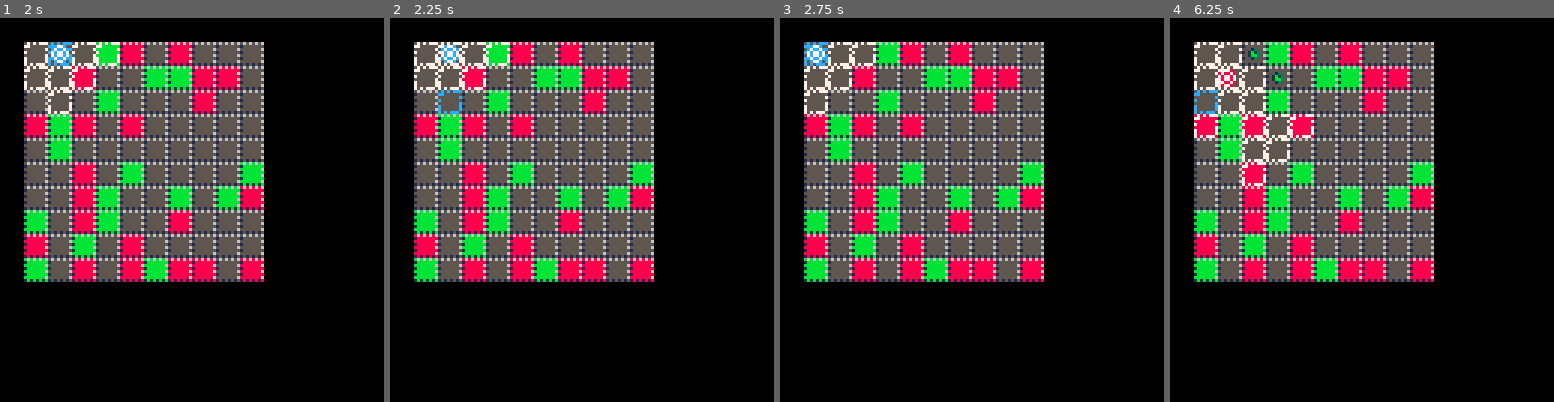
Above: before the commit, frames 1-4 (left to right).
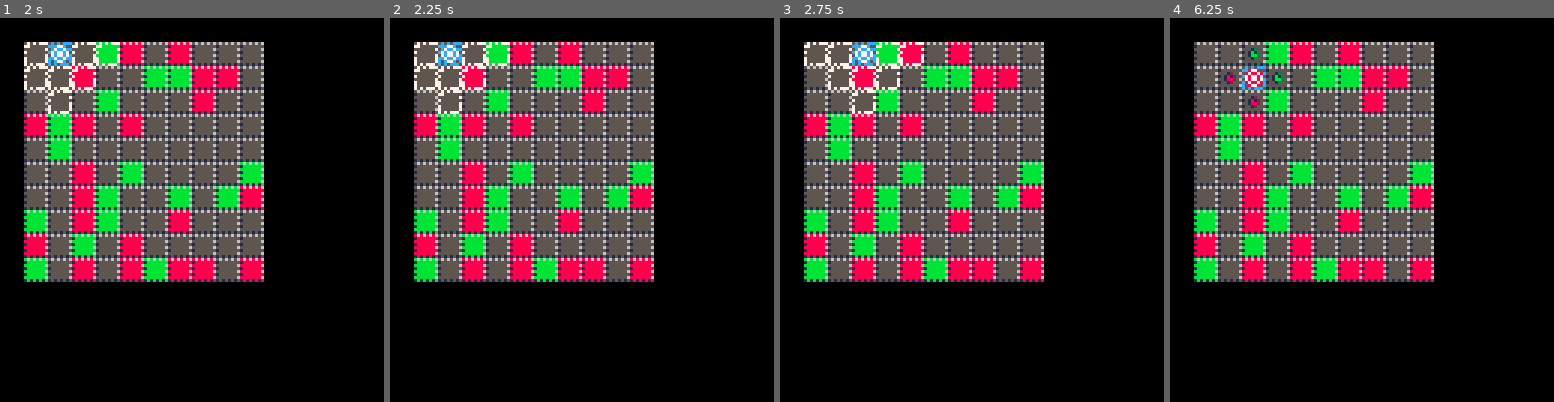
Above: after the commit, the same moments.

Repository: jcwilk/dv_prototype
Game: PICO-8 cartridge divproto.p8
Two runs of this game, one before a commit and one after it. Both use one fixed random seed, a clock stepped at 60 frames per second and the inputs below.
Inputs:
- Up to frame 1 (2 s): tap O (Z key) at 0.7, 1.7 s; hold Right from 1.6 s (still down)
- Up to frame 2 (2.25 s): release Right at 2.1 s; tap O (Z key) at 2.1 s; hold Up from 2.15 s (still down)
- Up to frame 3 (2.75 s): release Up at 2.42 s; hold Right from 2.47 s (still down); tap O (Z key) at 2.5 s
- Up to frame 4 (6.25 s): tap O (Z key) every 0.4 s from 2.9 to 6.1 s; release Right at 3.03 s; hold Left 3.08-3.58 s; hold Down 3.63-3.97 s; hold Right 4.02-4.68 s; hold Up 4.73-5.03 s; hold Left 5.08-5.68 s; hold Down 5.73-6.03 s; hold Right from 6.08 s (still down)

Frame 1 is identical in both runs. In frame 2, 0.2% of the frame differs, in the area x 12-19%, y 6-25%; in frame 3, 1.4%; in frame 4, 2.2%, in the area x 6-38%, y 6-44%.

Commit message:
Prevent ui looping

Diff:
--- a/divproto.p8
+++ b/divproto.p8
@@ -55,22 +55,32 @@
   choose_move()
  end
  if(btnp(0)) then
-  sfx(2)
-  select_move(selected_index-1)
+  local i=find_left_move()
+  if i!=selected_index then
+   sfx(2)
+   select_move(i)
+  end
  end
  if(btnp(1)) then
-  sfx(2)
-  select_move(selected_index+1)
+  local i=find_right_move()
+  if i!=selected_index then
+   sfx(2)
+   select_move(i)
+  end
  end
  if(btnp(2)) then
-  sfx(2)
   local i=find_higher_move()
-  select_move(i)
+  if i!=selected_index then
+   sfx(2)
+   select_move(i)
+  end
  end
  if(btnp(3)) then
-  sfx(2)
   local i=find_lower_move()
-  select_move(i)
+  if i!=selected_index then
+   sfx(2)
+   select_move(i)
+  end
  end
 end
 
@@ -175,6 +185,24 @@
  return moves
 end
 
+function find_left_move()
+ if selected_index!=1 then
+  if highlighted_moves[selected_index-1][2] == selected_move[2] then
+   return selected_index-1
+  end
+ end
+ return selected_index
+end
+
+function find_right_move()
+ if selected_index!=#highlighted_moves then
+  if highlighted_moves[selected_index+1][2] == selected_move[2] then
+   return selected_index+1
+  end
+ end
+ return selected_index
+end
+
 function find_lower_move()
  local found=nil
  for i=selected_index,#highlighted_moves do
@@ -183,12 +211,6 @@
    return i
   end
  end
- for i=1,selected_index do
-  local move = highlighted_moves[i]
-  if move[2] < selected_move[2] and move[1] == selected_move[1] then
-   return i
-  end
- end
  return selected_index
 end
 
@@ -197,12 +219,6 @@
  for i=selected_index,1,-1 do
   local move = highlighted_moves[i]
   if move[2] < selected_move[2] and move[1] == selected_move[1] then
-   return i
-  end
- end
- for i=#highlighted_moves,selected_index,-1 do
-  local move = highlighted_moves[i]
-  if move[2] > selected_move[2] and move[1] == selected_move[1] then
    return i
   end
  end
